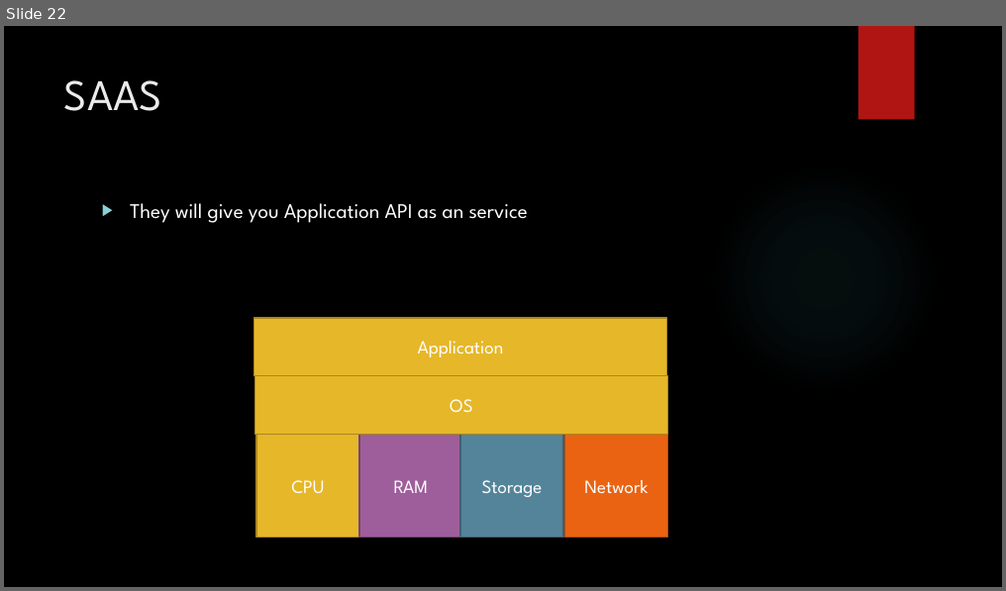
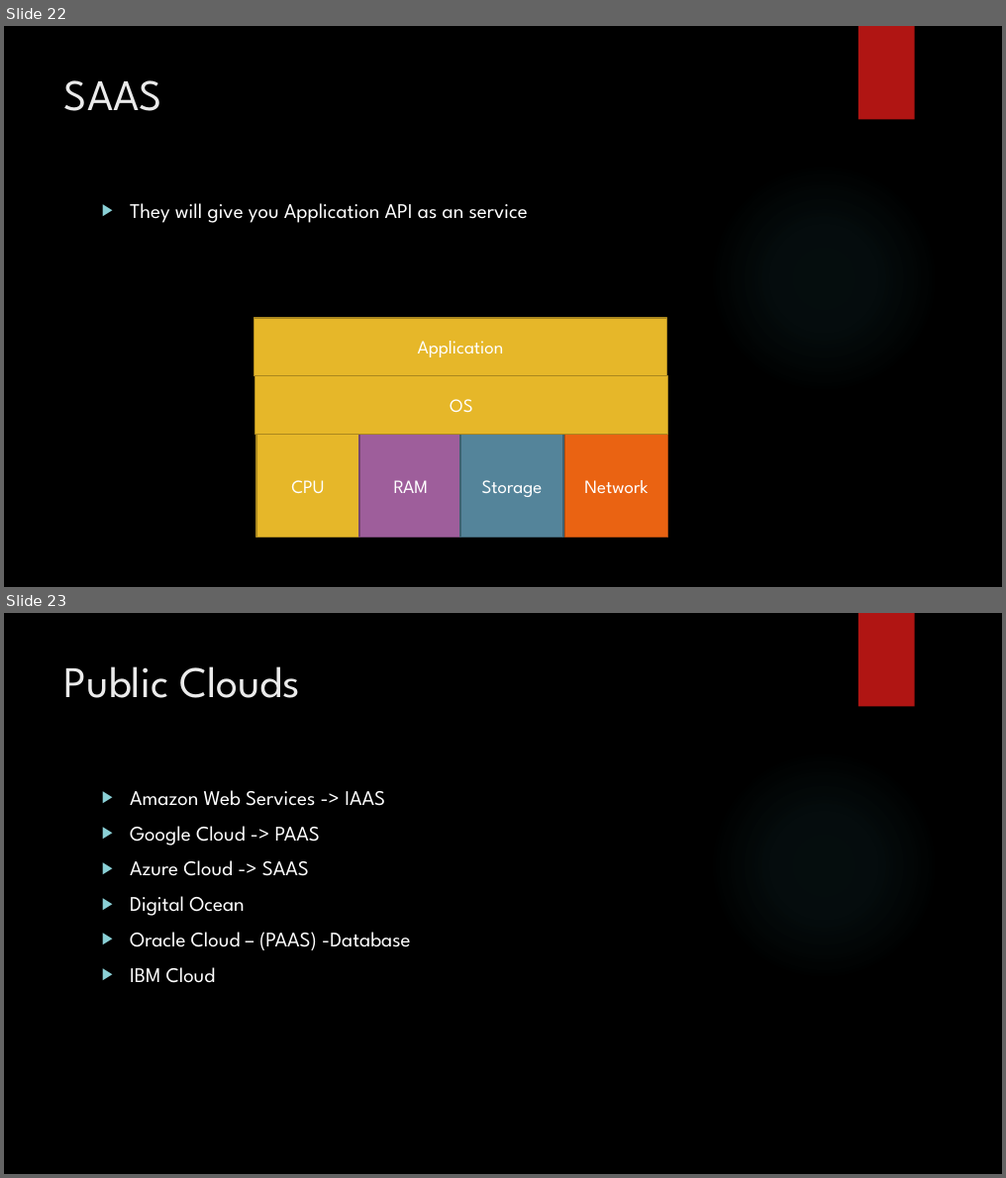
Before and after one commit to karthick1808/DW001, a slide deck: Cloud Basics.pptx. Shown one above the other, each under a label of ours: slide 22 before the commit, slides 22 and 23 after it. The pictures are 1006x591 and 1006x1178 pixels, drawn with LibreOffice and Linux fonts; fonts in the diff are those of the drawing; background and template pictures are left out. Boxes give left, top, right and bottom in pixels: in the first picture for what was removed or moved away, otherwise in the second. Text is boxed around its words. In the diff, an @@ line names an element or a change of style, - is before the commit and + after.

```diff
--- a/Cloud Basics.pptx
+++ b/Cloud Basics.pptx
@@ slide 23 added at (4,613,1002,1174), background picture (left out); not listed: 2 template elements that a slide beside it also shows @@
@@ title added at (64,666,300,698), 42 pt, text #EBEBEB @@
+Public Clouds
@@ text added at (130,790,410,983), 20 pt, text #FFFFFF @@
+▶ Amazon Web Services -> IAAS
+▶ Google Cloud -> PAAS
+▶ Azure Cloud -> SAAS
+▶ Digital Ocean
+▶ Oracle Cloud – (PAAS) -Database
+▶ IBM Cloud
```
Also in this commit, not shown: 10 other slides added.
